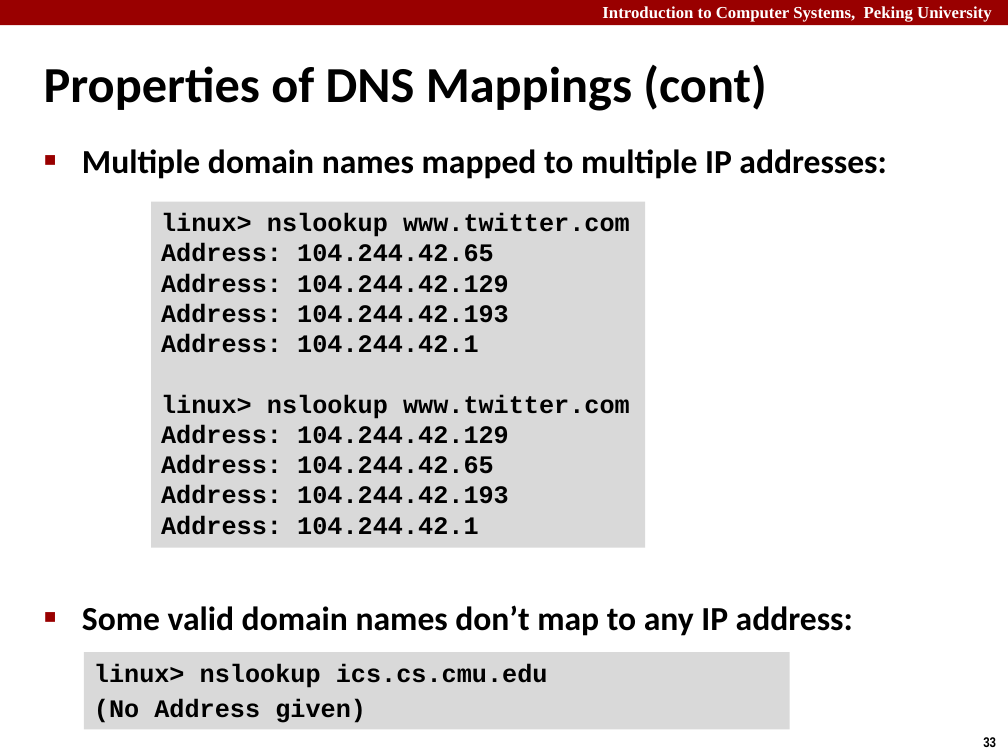
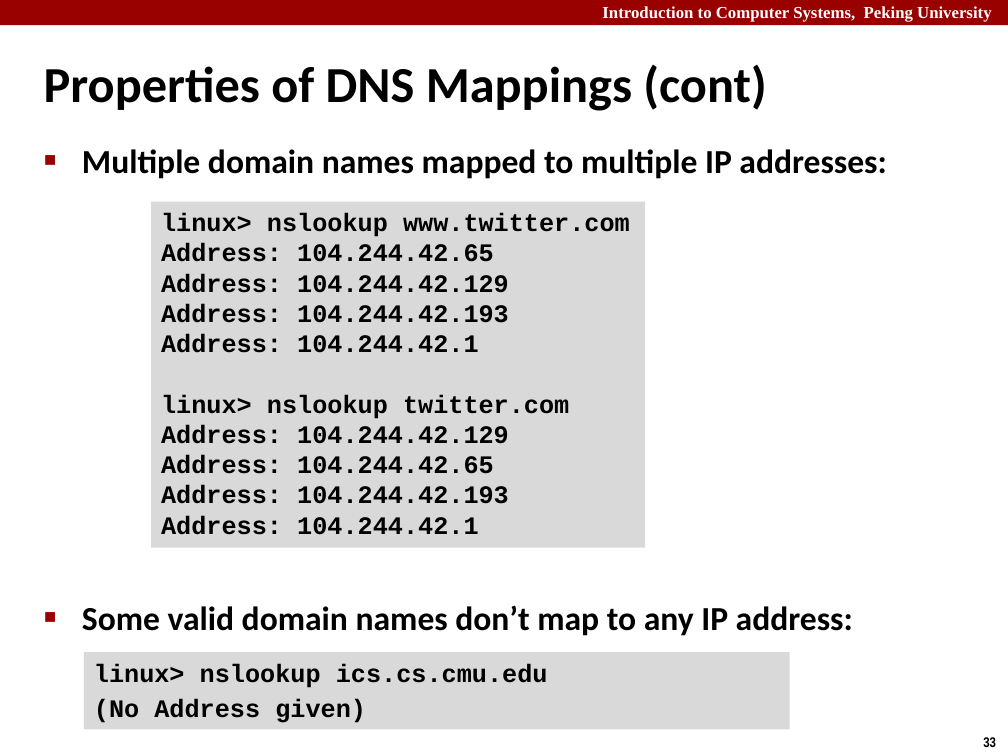
Before and after one commit to caodg/ics, a slide deck: slide 33 of slides/B08-NET1-internet.pptx. Drawn at 1008x756 pixels with LibreOffice and Linux fonts; fonts in the diff are those of the drawing. Boxes give left, top, right and bottom in pixels: in the first picture for what was removed or moved away, otherwise in the second. Text is boxed around its words. In the diff, an @@ line names an element or a change of style, - is before the commit and + after.

```diff
--- a/slides/B08-NET1-internet.pptx
+++ b/slides/B08-NET1-internet.pptx
@@ text in rectangle at <box>161,394,569,419</box>: text changed @@
-linux> nslookup www.twitter.com
+linux> nslookup twitter.com
```
Also in this commit, not shown: 11 other slides changed, 1 other file.
